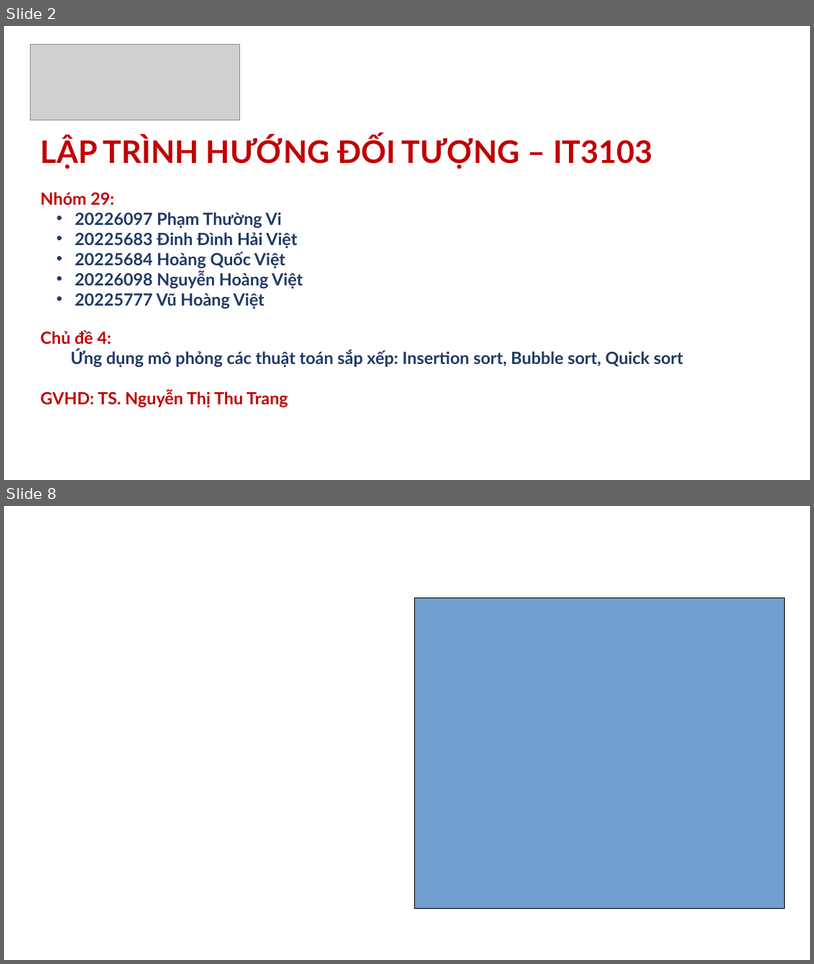
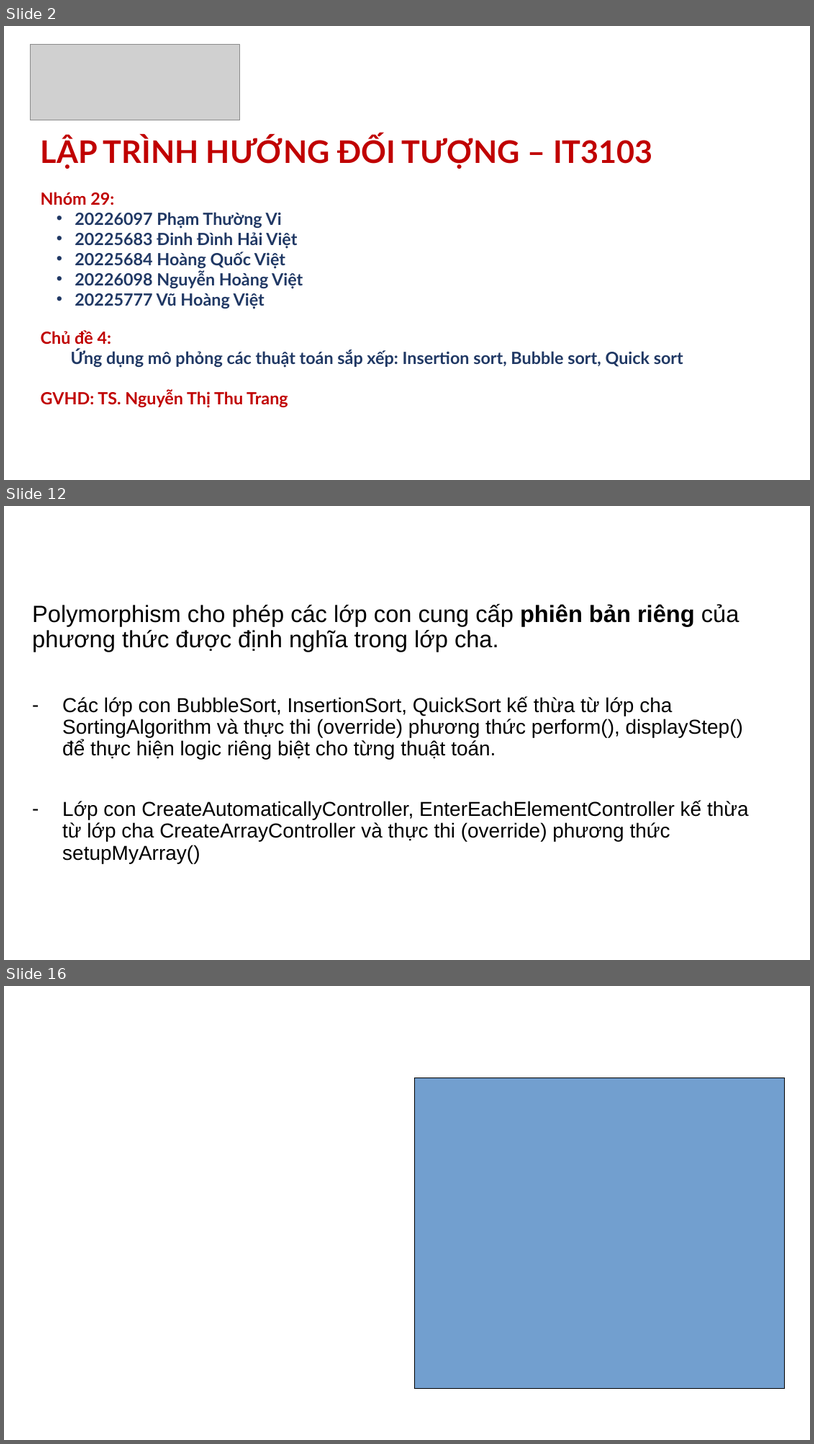
Before and after one commit to vitegod/LTHDT.20241-29, a slide deck: presentation/Slide_Nhóm 29.pptx. Shown one above the other, each under a label of ours: slides 2 and 8 before the commit, slides 2, 12 and 16 after it; the slides between them are not shown. The pictures are 814x964 and 814x1444 pixels, drawn with LibreOffice and Linux fonts; fonts in the diff are those of the drawing; grey boxes stand for pictures; background and template pictures are left out. Boxes give left, top, right and bottom in pixels: in the first picture for what was removed or moved away, otherwise in the second. Text is boxed around its words. In the diff, an @@ line names an element or a change of style, - is before the commit and + after.

```diff
--- a/presentation/Slide_Nhóm 29.pptx
+++ b/presentation/Slide_Nhóm 29.pptx
@@ slide 12 added at box(4, 506, 810, 960), background picture (left out) @@
@@ title added at box(44, 506, 771, 569), 44 pt, text #FFFFFF @@
+Polymorphism
@@ subtitle added at box(32, 604, 749, 863), 24 pt, text #000000 @@
+Polymorphism cho phép các lớp con cung cấp phiên bản riêng của phương thức được định nghĩa trong lớp cha.
+– Các lớp con BubbleSort, InsertionSort, QuickSort kế thừa từ lớp cha SortingAlgorithm và thực thi (override) phương thức perform(), displayStep() để thực hiện logic riêng biệt cho từng thuật toán.
+– Lớp con CreateAutomaticallyController, EnterEachElementController kế thừa từ lớp cha CreateArrayController và thực thi (override) phương thức setupMyArray()
@@ what was slide 8 is now slide 16 @@
```
Also in this commit, not shown: 12 other slides added, 5 slides removed.
